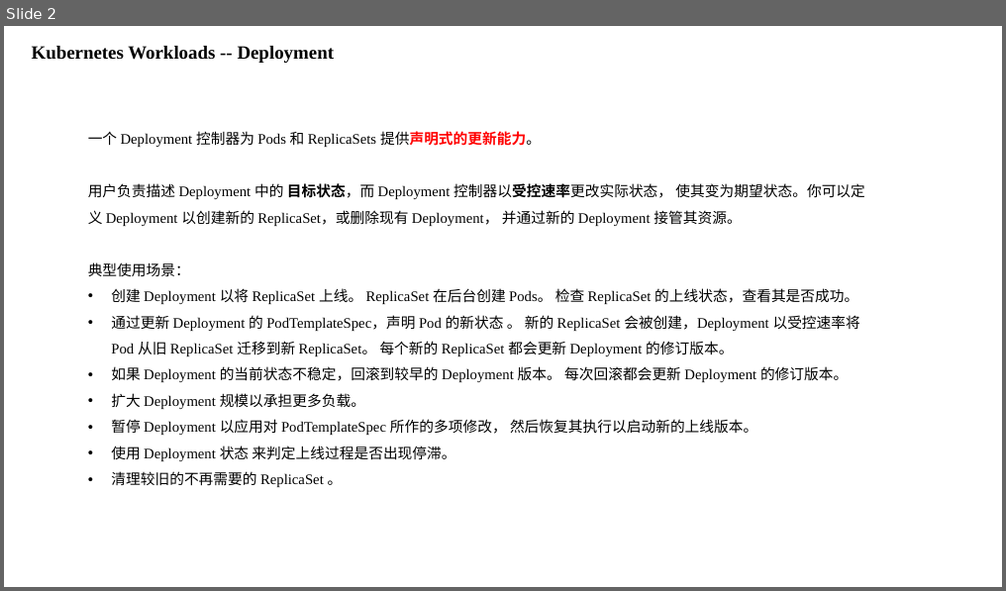
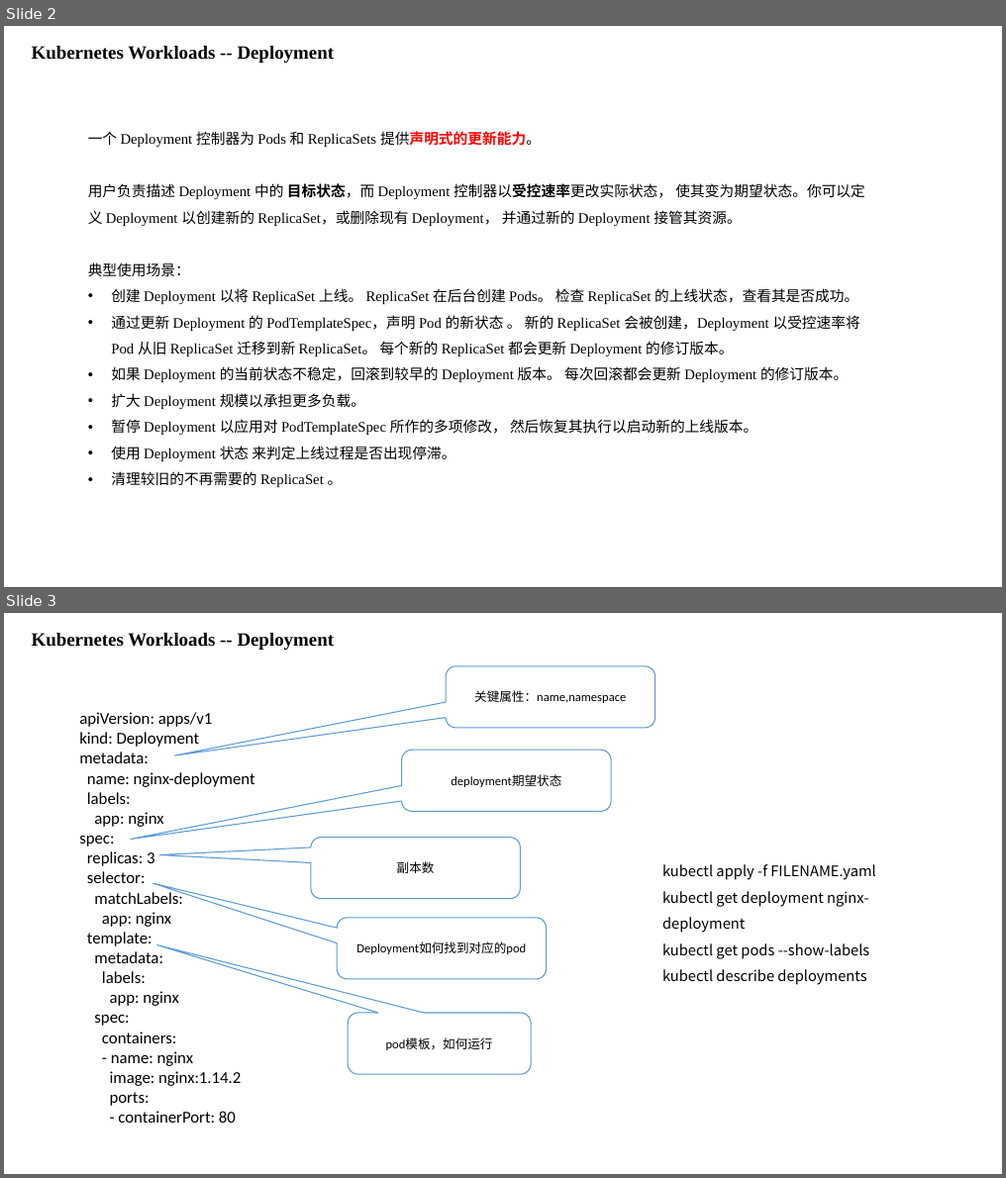
Before and after one commit to nutionMedivn/Kubernetes-training-camp, a slide deck: 基础/011-kubernetes workloads.pptx. Shown one above the other, each under a label of ours: slide 2 before the commit, slides 2 and 3 after it. The pictures are 1006x591 and 1006x1178 pixels, drawn with LibreOffice and Linux fonts; fonts in the diff are those of the drawing. Boxes give left, top, right and bottom in pixels: in the first picture for what was removed or moved away, otherwise in the second. Text is boxed around its words. In the diff, an @@ line names an element or a change of style, - is before the commit and + after.

```diff
--- a/基础/011-kubernetes workloads.pptx
+++ b/基础/011-kubernetes workloads.pptx
@@ slide 3 added at bbox=[4, 613, 1002, 1174], background #FFFFFF @@
@@ text added at bbox=[32, 633, 335, 650], 18 pt, text #000000, bold @@
+Kubernetes Workloads -- Deployment
@@ text added at bbox=[662, 864, 876, 985], 14 pt, text #000000 @@
+kubectl apply -f FILENAME.yaml
+kubectl get deployment nginx-deployment
+kubectl get pods --show-labels
+kubectl describe deployments
@@ group added at bbox=[79, 666, 655, 1123]: 5 rounded speech boxes, 1 text @@
+apiVersion: apps/v1
+kind: Deployment
+metadata:
+name: nginx-deployment
+labels:
+app: nginx
+spec:
+replicas: 3
+selector:
+matchLabels:
+app: nginx
+template:
+metadata:
+labels:
+app: nginx
+spec:
+containers:
+- name: nginx
+image: nginx:1.14.2
+ports:
+- containerPort: 80
+关键属性：name,namespace
+deployment期望状态
+副本数
+Deployment如何找到对应的pod
+pod模板，如何运行
```
Also in this commit, not shown: 1 other slide added, 1 other file.
